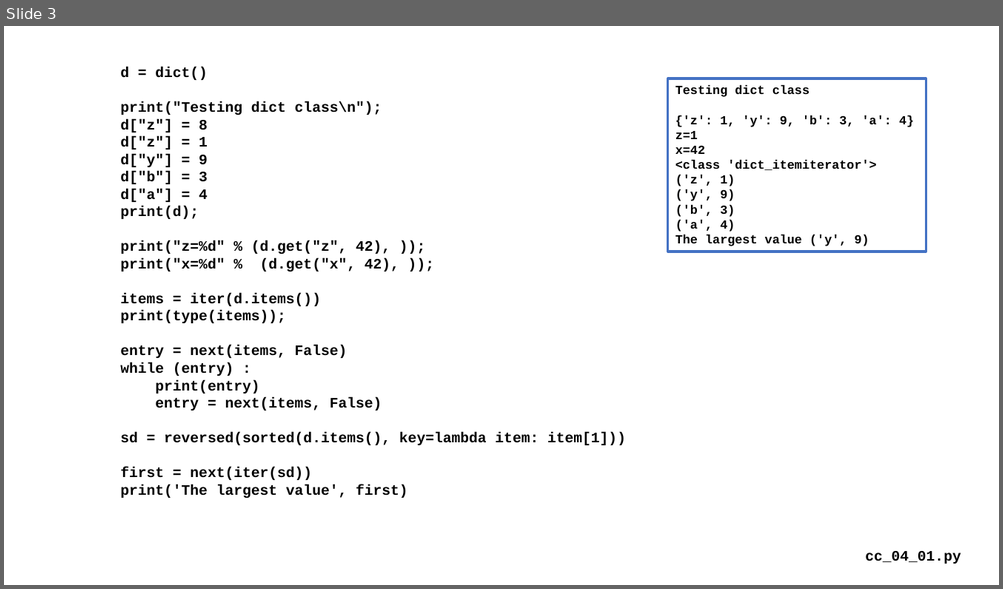
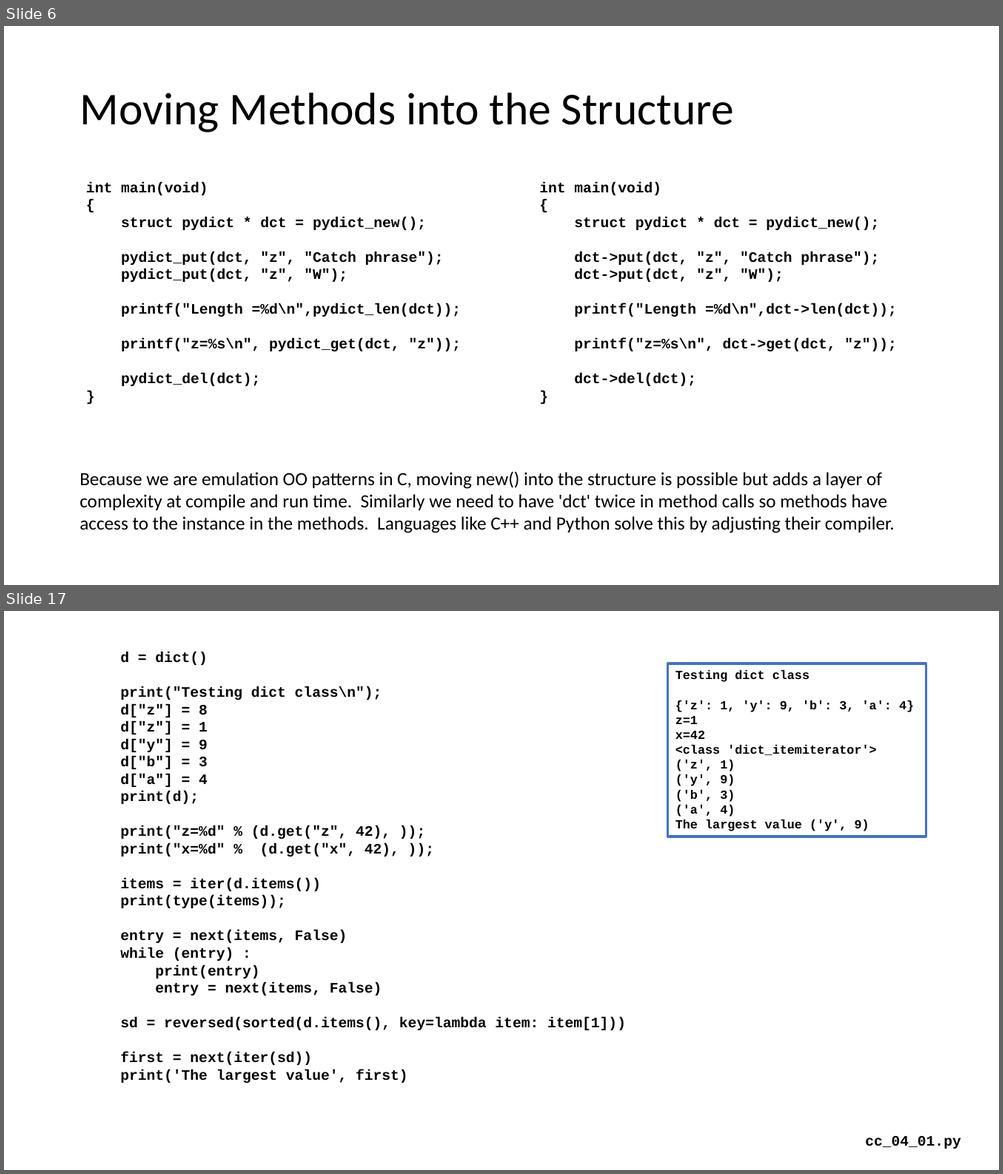
Before and after one commit to csev/cc4e, a slide deck: lectures/CC-04-Maps.pptx. Shown one above the other, each under a label of ours: slide 3 before the commit, slides 6 and 17 after it; the slides between them are not shown. The pictures are 1003x589 and 1003x1174 pixels, drawn with LibreOffice and Linux fonts; fonts in the diff are those of the drawing. Boxes give left, top, right and bottom in pixels: in the first picture for what was removed or moved away, otherwise in the second. Text is boxed around its words. In the diff, an @@ line names an element or a change of style, - is before the commit and + after.

```diff
--- a/lectures/CC-04-Maps.pptx
+++ b/lectures/CC-04-Maps.pptx
@@ slide 6 added at (4,26,999,585), background #FFFFFF @@
@@ title added at (79,93,734,133), 44 pt, text #000000 @@
+Moving Methods into the Structure
@@ text added at (86,182,461,386), 14 pt, text #000000, bold @@
+int main(void)
+{
+struct pydict * dct = pydict_new();
+pydict_put(dct, "z", "Catch phrase");
+pydict_put(dct, "z", "W");
+printf("Length =%d\n",pydict_len(dct));
+printf("z=%s\n", pydict_get(dct, "z"));
+pydict_del(dct);
+}
@@ text added at (539,182,896,386), 14 pt, text #000000, bold @@
+int main(void)
+{
+struct pydict * dct = pydict_new();
+dct->put(dct, "z", "Catch phrase");
+dct->put(dct, "z", "W");
+printf("Length =%d\n",dct->len(dct));
+printf("z=%s\n", dct->get(dct, "z"));
+dct->del(dct);
+}
@@ text added at (79,471,894,534), 18 pt, text #000000 @@
+Because we are emulation OO patterns in C, moving new() into the structure is possible but adds a layer of complexity at compile and run time. Similarly we need to have 'dct' twice in method calls so methods have access to the instance in the methods. Languages like C++ and Python solve this by adjusting their compiler.
@@ what was slide 3 is now slide 17 @@
```
Also in this commit, not shown: 2 slides changed, 14 other slides added, 1 slide removed, 7 other files.
